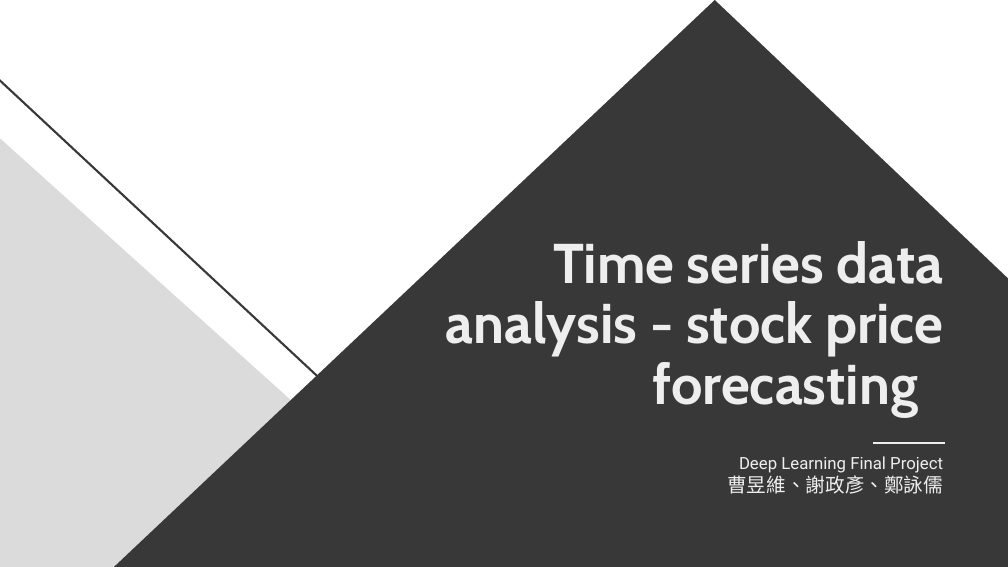
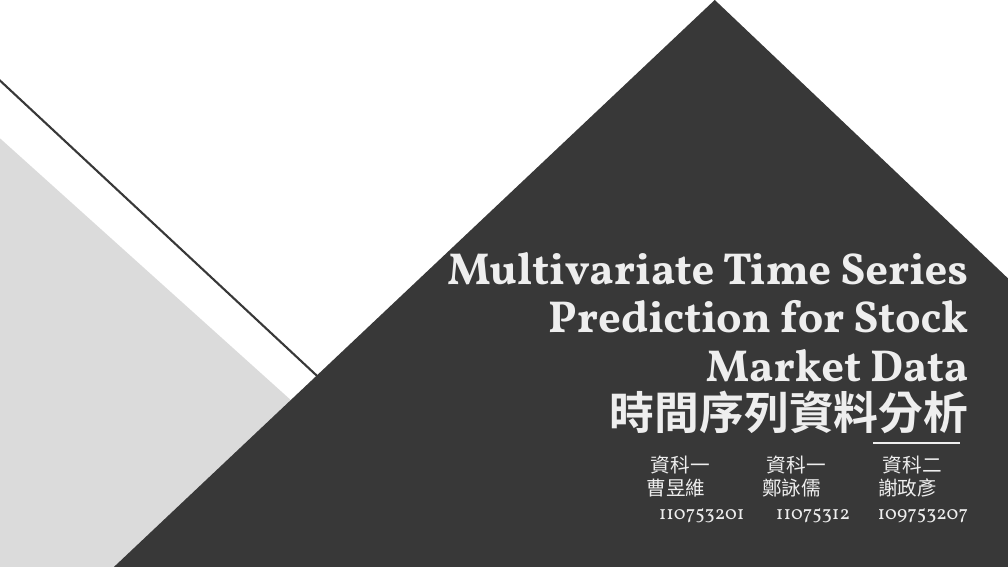
Before and after one commit to theabc50111/DL2021_final_dmlab_HCT_nccu, a slide deck: slide 1 of New_DL_final.pptx. Drawn at 1008x567 pixels with LibreOffice and Linux fonts; fonts in the diff are those of the drawing. Boxes give left, top, right and bottom in pixels: in the first picture for what was removed or moved away, otherwise in the second. Text is boxed around its words. In the diff, an @@ line names an element or a change of style, - is before the commit and + after.

```diff
--- a/New_DL_final.pptx
+++ b/New_DL_final.pptx
@@ title at bbox=[447, 241, 969, 433]: text changed; size 40 to 32 pt; font Cabin to Vollkorn @@
-Time series data analysis - stock price forecasting
+Multivariate Time Series Prediction for Stock Market Data
+時間序列資料分析
@@ line moved from (874, 443) - (944, 443) to (874, 443) - (961, 443) @@
@@ subtitle at bbox=[646, 455, 968, 523]: text changed; size 12 to 14 pt; font Roboto to Vollkorn @@
-Deep Learning Final Project
-曹昱維、謝政彥、鄭詠儒
+資科一 資科一 資科二
+曹昱維 鄭詠儒 謝政彥
+110753201 11075312 109753207
```
Also in this commit, not shown: 18 other slides changed, 4 slides added.
